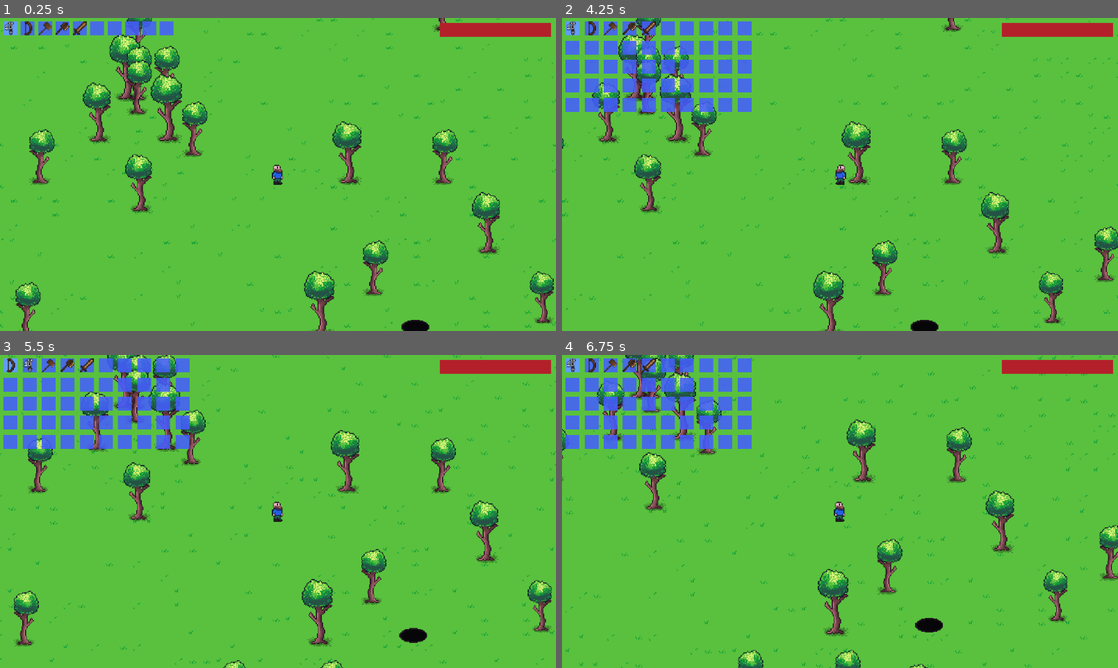
Above: before the commit, frames 1-4 (two rows, left to right).
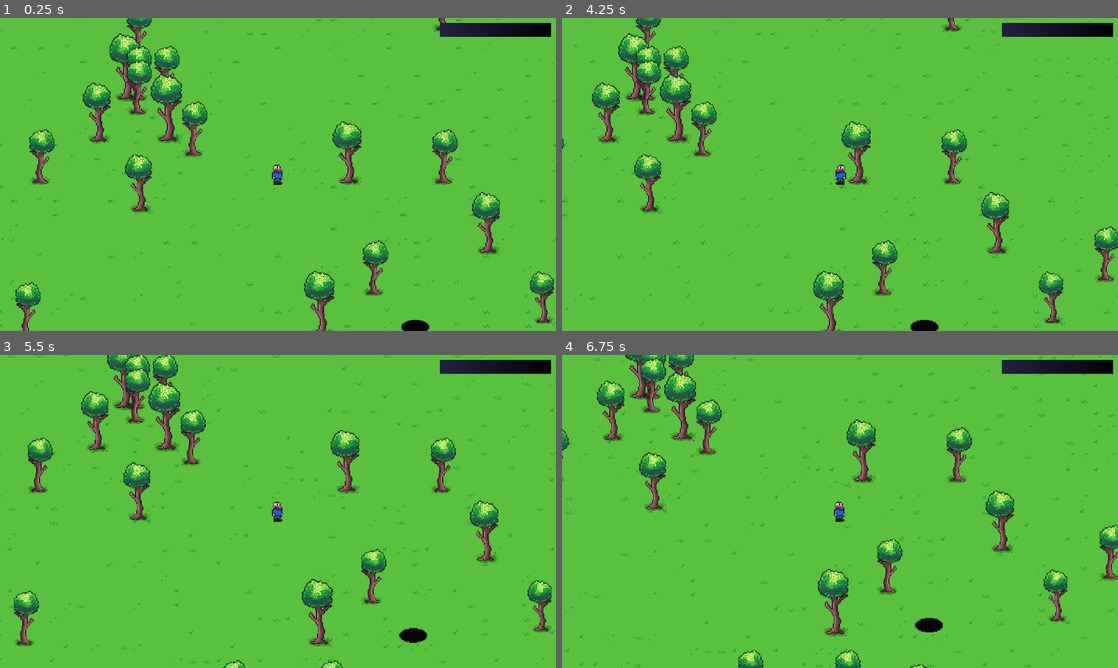
Above: after the commit, the same moments.

Repository: spsJakubSzydlowski/Evergrint
Game: Godot game, scene res://scenes/main.tscn
Two runs of this game, one before a commit and one after it. Both use one fixed random seed, a clock stepped at 60 frames per second and the inputs below.
Inputs (mouse positions are in pixels of both pictures, inside the frame that each line leads up to):
- Up to frame 1 (0.25 s): no input
- Up to frame 2 (4.25 s): tap Enter at 0.5 s; move the mouse to (573, 27) at 0.52 s; hold Right 0.53-1.28 s; tap A (a) at 0.6, 3.05, 3.6 s; click (573, 27) at 0.67 s; tap D (d) at 0.8, 1.35, 3.8 s; move the mouse to (589, 27) at 1.27 s; hold Down 1.28-2.03 s; click (589, 27) at 1.42 s; tap S (s) at 1.55, 2.1 s; move the mouse to (573, 27) at 2.02 s; hold Right 2.03-2.78 s; click (573, 27) at 2.17 s; tap W (w) at 2.3, 2.85 s; move the mouse to (589, 27) at 2.77 s; hold Up 2.78-3.53 s; click (589, 27) at 2.92 s; move the mouse to (573, 27) at 3.52 s; hold Left from 3.53 s (still down); click (573, 27) at 3.67 s; tap E (open_inventory) at 4.15 s
- Up to frame 3 (5.5 s): click (11, 364) at 4.35 s; tap S (s) at 4.55 s; move the mouse to (27, 364) at 5.02 s; release Left at 5.03 s; hold Down from 5.03 s (still down); tap D (d) at 5.1 s; click (27, 364) at 5.17 s; tap W (w) at 5.3 s
- Up to frame 4 (6.75 s): move the mouse to (573, 364) at 5.77 s; release Down at 5.78 s; hold Right 5.78-6.53 s; tap S (s) at 5.85 s; click (573, 364) at 5.92 s; tap A (a) at 6.05 s; move the mouse to (589, 364) at 6.52 s; hold Up from 6.53 s (still down); tap W (w) at 6.6 s; click (589, 364) at 6.67 s

The runs differ from the first frame. In frame 1, 2.0% of the frame differs, in the area x 0-100%, y 0-6%; in frame 2, 6.6%; in frame 3, 6.6%; in frame 4, 6.6%, in the area x 0-100%, y 0-30%.
Error after the commit: Parse Error: Could not preload resource file "res://scenes/UI/inventory_slot.tscn". (res://scripts/inventory_canvas.gd:11)

Commit message:
Update inventory_slot.tscn

Diff:
--- a/scenes/UI/inventory_slot.tscn
+++ b/scenes/UI/inventory_slot.tscn
@@ -1,7 +1,8 @@
-[gd_scene load_steps=7 format=3 uid="uid://ccqufb7fkgrn7"]
+[gd_scene load_steps=9 format=3 uid="uid://ccqufb7fkgrn7"]
 
 [ext_resource type="FontFile" uid="uid://ckn860qeuoe4s" path="res://fonts/PixelMaster.ttf" id="1_bjo5i"]
 [ext_resource type="Script" uid="uid://disrtctq753n" path="res://scripts/inventory_slot.gd" id="1_et8er"]
+[ext_resource type="Texture2D" uid="uid://bpric1nyeu7w3" path="res://textures/ui.png" id="3_bjo5i"]
 
 [sub_resource type="StyleBoxFlat" id="StyleBoxFlat_et8er"]
 content_margin_left = 5.0
@@ -33,6 +34,10 @@
 
 [sub_resource type="StyleBoxEmpty" id="StyleBoxEmpty_et8er"]
 
+[sub_resource type="AtlasTexture" id="AtlasTexture_2pys4"]
+atlas = ExtResource("3_bjo5i")
+region = Rect2(0, 0, 16, 16)
+
 [sub_resource type="StyleBoxEmpty" id="StyleBoxEmpty_l3fr4"]
 
 [node name="InventorySlot" type="PanelContainer"]
@@ -43,10 +48,10 @@
 theme_override_styles/panel = SubResource("StyleBoxEmpty_et8er")
 script = ExtResource("1_et8er")
 
-[node name="ColorRect" type="ColorRect" parent="."]
-layout_mode = 2
-mouse_filter = 2
-color = Color(0.266995, 0.36495802, 1.1020129, 0.8627451)
+[node name="Sprite2D" type="Sprite2D" parent="."]
+modulate = Color(1, 1, 1, 0.91764706)
+position = Vector2(8, 8)
+texture = SubResource("AtlasTexture_2pys4")
 
 [node name="SelectionRect" type="ColorRect" parent="."]
 visible = false
@@ -57,7 +62,7 @@
 [node name="Icon" type="TextureRect" parent="."]
 layout_mode = 2
 mouse_filter = 2
-expand_mode = 1
+expand_mode = 3
 
 [node name="MarginContainer" type="MarginContainer" parent="."]
 layout_mode = 2
